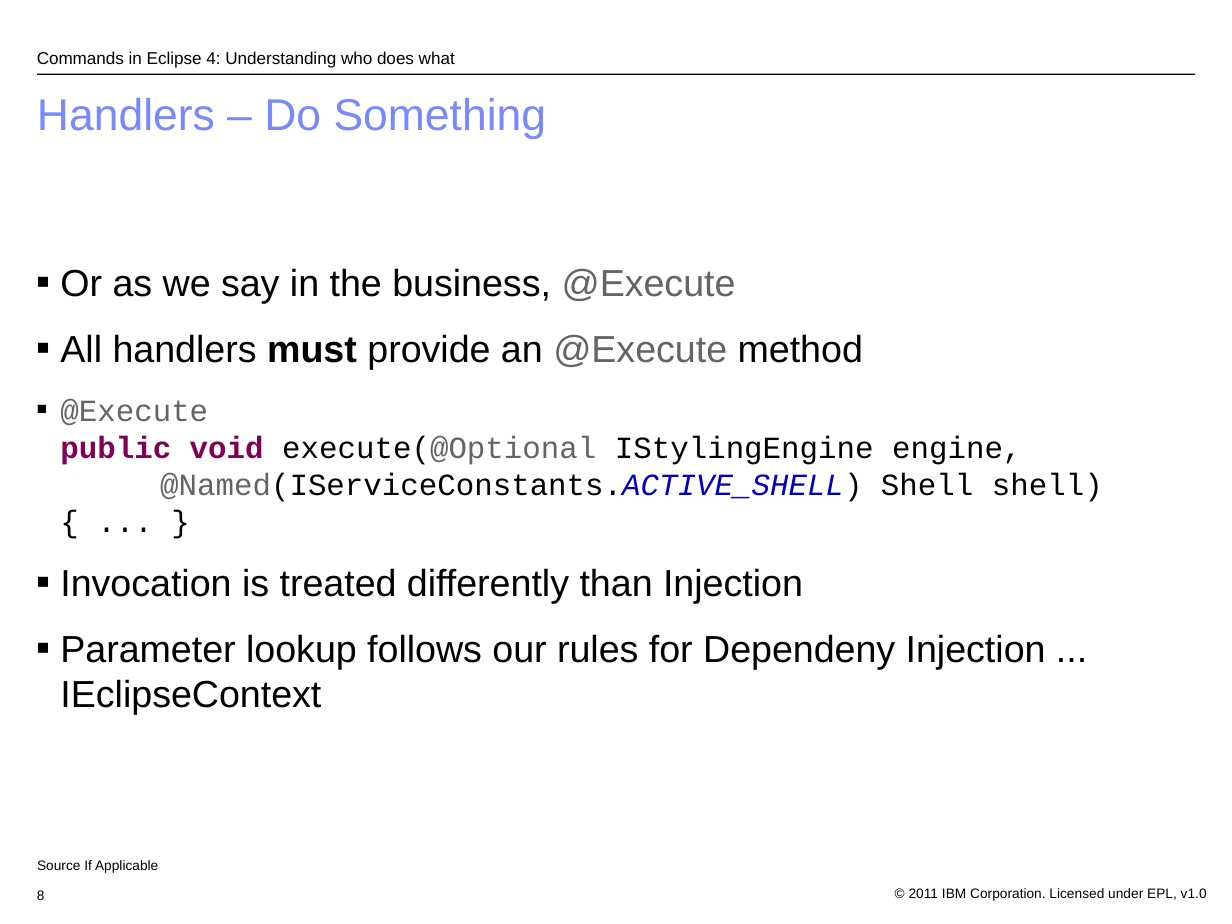
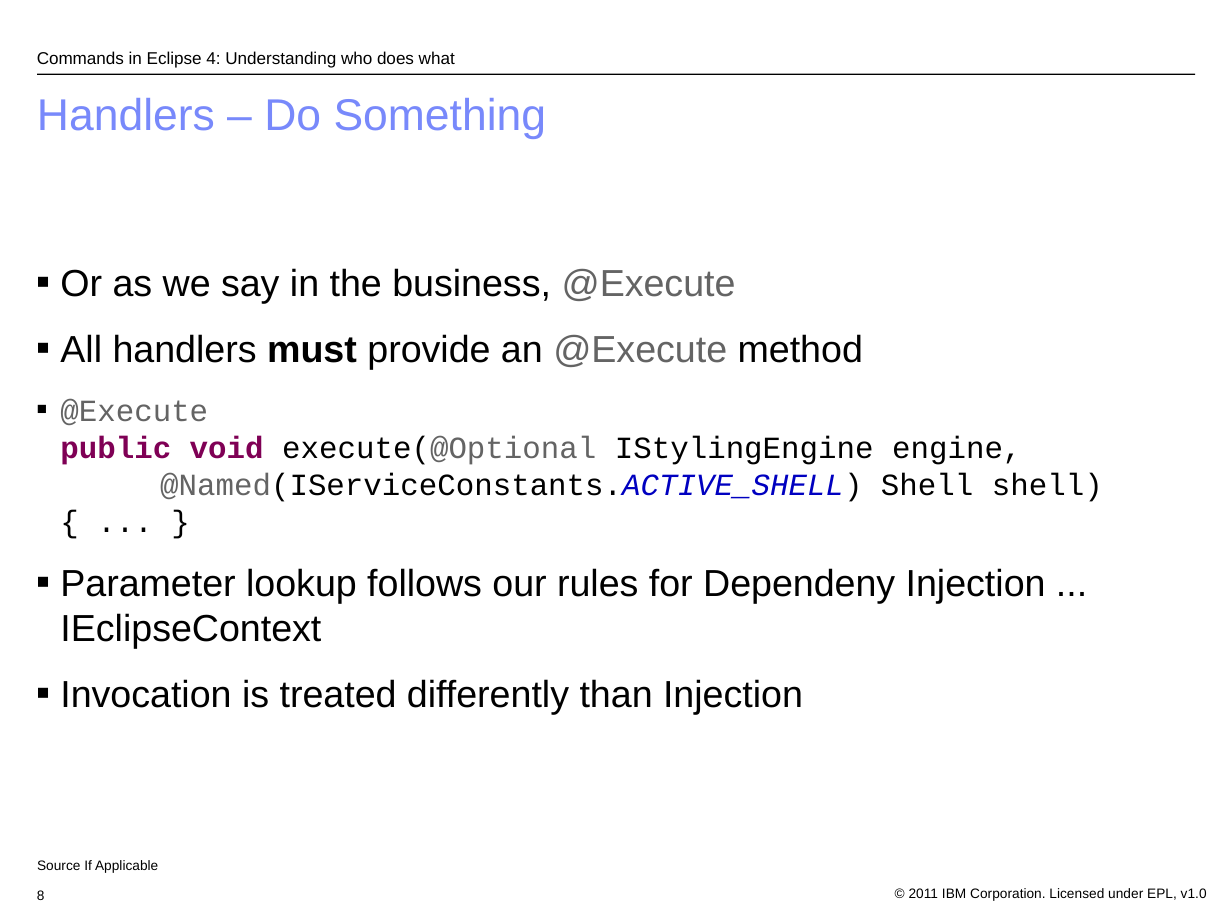
Before and after one commit to eclipse-platform/www.eclipse.org-eclipse-news, a slide deck: slide 8 of platform-ui/econ2011/e4Commands_v01.odp. Drawn at 1232x924 pixels with LibreOffice and Linux fonts; fonts in the diff are those of the drawing; background and template pictures are left out. Boxes give left, top, right and bottom in pixels: in the first picture for what was removed or moved away, otherwise in the second. Text is boxed around its words. In the diff, an @@ line names an element or a change of style, - is before the commit and + after.

Commit message:
Minor updates to slides

```diff
--- a/platform-ui/econ2011/e4Commands_v01.odp
+++ b/platform-ui/econ2011/e4Commands_v01.odp
@@ text at (x1=60, y1=568, x2=1046, y2=649): paragraph added @@
+■ Parameter lookup follows our rules for Dependeny Injection ... IEclipseContext
@@ text at (x1=60, y1=634, x2=1046, y2=715): paragraph removed @@
-■ Parameter lookup follows our rules for Dependeny Injection ... IEclipseContext
```
Also in this commit, not shown: 3 other slides changed.
